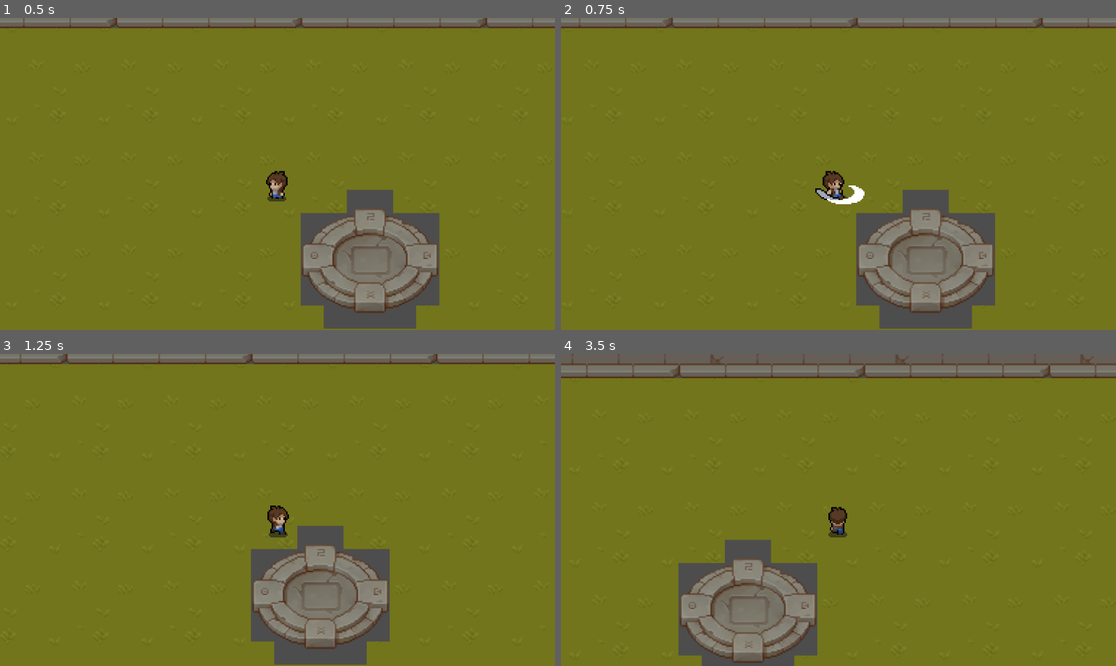
Above: before the commit, frames 1-4 (two rows, left to right).
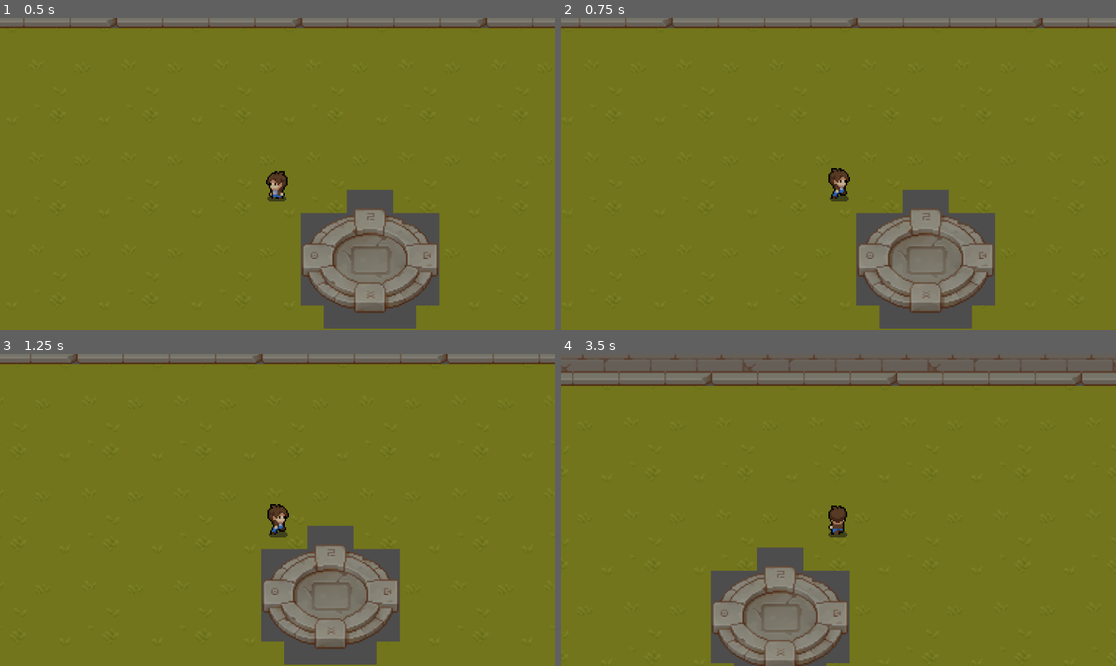
Above: after the commit, the same moments.

Repository: RyanB716/Unawoken
Game: Godot game, scene res://Game Management/GameManager.tscn
The game is run twice, just before and just after one commit, with the same random seed, the same clock (stepped at 60 frames per second) and the same inputs.
Inputs (mouse positions are in pixels of both pictures, inside the frame that each line leads up to):
- Up to frame 1 (0.5 s): no input
- Up to frame 2 (0.75 s): tap Enter at 0.5 s; move the mouse to (960, 158) at 0.52 s; hold D (Run_Right) from 0.53 s (still down); click (960, 158) at 0.6 s
- Up to frame 3 (1.25 s): keep holding D (Run_Right)
- Up to frame 4 (3.5 s): move the mouse to (727, 525) at 1.27 s; release D (Run_Right) at 1.28 s; hold S (Run_Down) 1.28-2.03 s; click (727, 525) at 1.35 s; move the mouse to (894, 441) at 2.02 s; hold D (Run_Right) 2.03-2.78 s; click (894, 441) at 2.1 s; move the mouse to (810, 572) at 2.77 s; hold W (Run_Up) from 2.78 s (still down); click (810, 572) at 2.85 s

Frame 1 is identical in both runs. In frame 2, 0.5% of the frame differs, in the area x 45-55%, y 48-60%; in frame 3, 4.7%; in frame 4, 12%, in the area x 0-100%, y 0-100%.

Commit message:
attack update

Diff:
--- a/Player.gd
+++ b/Player.gd
@@ -4,7 +4,7 @@
 
 enum DirectionStates {Up, Down, Left, Right}
 enum MoveStates {Idle, Run}
-enum AttackStates {NotAttacking, Attack1}
+enum AttackStates {NotAttacking, Attack1, Attack2}
 
 var CurrentMoveState : int
 var CurrentDirection : int
@@ -79,7 +79,11 @@
 			CurrentDirection = DirectionStates.Left
 
 func Attack():
+	await get_tree().create_timer(0.15).timeout
 	CurrentAttackState = AttackStates.Attack1
+	var PreviousSpeed = CurrentSpeed
+	CurrentSpeed = CurrentSpeed * 0.75
 	AnimState.travel('Attack')
 	await get_tree().create_timer(0.25).timeout
 	CurrentAttackState = AttackStates.NotAttacking
+	CurrentSpeed = PreviousSpeed
--- a/Player.tscn
+++ b/Player.tscn
@@ -166,6 +166,34 @@
 "values": [true]
 }
 
+[sub_resource type="Animation" id="Animation_326kp"]
+resource_name = "Run_Right"
+loop_mode = 1
+tracks/0/type = "value"
+tracks/0/imported = false
+tracks/0/enabled = true
+tracks/0/path = NodePath("Sprite:frame")
+tracks/0/interp = 1
+tracks/0/loop_wrap = true
+tracks/0/keys = {
+"times": PackedFloat32Array(0, 0.2, 0.4, 0.6, 0.8, 1),
+"transitions": PackedFloat32Array(1, 1, 1, 1, 1, 1),
+"update": 1,
+"values": [24, 25, 26, 27, 28, 29]
+}
+tracks/1/type = "value"
+tracks/1/imported = false
+tracks/1/enabled = true
+tracks/1/path = NodePath("Sprite:flip_h")
+tracks/1/interp = 1
+tracks/1/loop_wrap = true
+tracks/1/keys = {
+"times": PackedFloat32Array(0),
+"transitions": PackedFloat32Array(1),
+"update": 1,
+"values": [false]
+}
+
 [sub_resource type="Animation" id="Animation_pki1k"]
 resource_name = "Run_Up"
 loop_mode = 1
@@ -182,128 +210,8 @@
 "values": [30, 31, 32, 33, 34, 35]
 }
 
-[sub_resource type="Animation" id="Animation_326kp"]
-resource_name = "Run_Right"
-loop_mode = 1
-tracks/0/type = "value"
-tracks/0/imported = false
-tracks/0/enabled = true
-tracks/0/path = NodePath("Sprite:frame")
-tracks/0/interp = 1
-tracks/0/loop_wrap = true
-tracks/0/keys = {
-"times": PackedFloat32Array(0, 0.2, 0.4, 0.6, 0.8, 1),
-"transitions": PackedFloat32Array(1, 1, 1, 1, 1, 1),
-"update": 1,
-"values": [24, 25, 26, 27, 28, 29]
-}
-tracks/1/type = "value"
-tracks/1/imported = false
-tracks/1/enabled = true
-tracks/1/path = NodePath("Sprite:flip_h")
-tracks/1/interp = 1
-tracks/1/loop_wrap = true
-tracks/1/keys = {
-"times": PackedFloat32Array(0),
-"transitions": PackedFloat32Array(1),
-"update": 1,
-"values": [false]
-}
-
-[sub_resource type="Animation" id="Animation_ar0yh"]
-resource_name = "Attack_Down"
-length = 0.30001
-tracks/0/type = "value"
-tracks/0/imported = false
-tracks/0/enabled = true
-tracks/0/path = NodePath("Sprite:frame")
-tracks/0/interp = 1
-tracks/0/loop_wrap = true
-tracks/0/keys = {
-"times": PackedFloat32Array(0, 0.1, 0.2, 0.3),
-"transitions": PackedFloat32Array(1, 1, 1, 1),
-"update": 1,
-"values": [36, 37, 38, 39]
-}
-
-[sub_resource type="Animation" id="Animation_ewvo8"]
-resource_name = "Attack_Up"
-length = 0.30001
-tracks/0/type = "value"
-tracks/0/imported = false
-tracks/0/enabled = true
-tracks/0/path = NodePath("Sprite:frame")
-tracks/0/interp = 1
-tracks/0/loop_wrap = true
-tracks/0/keys = {
-"times": PackedFloat32Array(0, 0.1, 0.2, 0.3),
-"transitions": PackedFloat32Array(1, 1, 1, 1),
-"update": 1,
-"values": [48, 49, 50, 51]
-}
-
-[sub_resource type="Animation" id="Animation_me6yx"]
-resource_name = "Attack_Right"
-length = 0.30001
-tracks/0/type = "value"
-tracks/0/imported = false
-tracks/0/enabled = true
-tracks/0/path = NodePath("Sprite:frame")
-tracks/0/interp = 1
-tracks/0/loop_wrap = true
-tracks/0/keys = {
-"times": PackedFloat32Array(0, 0.1, 0.2, 0.3),
-"transitions": PackedFloat32Array(1, 1, 1, 1),
-"update": 1,
-"values": [42, 43, 44, 45]
-}
-tracks/1/type = "value"
-tracks/1/imported = false
-tracks/1/enabled = true
-tracks/1/path = NodePath("Sprite:flip_h")
-tracks/1/interp = 1
-tracks/1/loop_wrap = true
-tracks/1/keys = {
-"times": PackedFloat32Array(0),
-"transitions": PackedFloat32Array(1),
-"update": 1,
-"values": [false]
-}
-
-[sub_resource type="Animation" id="Animation_066g4"]
-resource_name = "Attack_Left"
-length = 0.30001
-tracks/0/type = "value"
-tracks/0/imported = false
-tracks/0/enabled = true
-tracks/0/path = NodePath("Sprite:frame")
-tracks/0/interp = 1
-tracks/0/loop_wrap = true
-tracks/0/keys = {
-"times": PackedFloat32Array(0, 0.1, 0.2, 0.3),
-"transitions": PackedFloat32Array(1, 1, 1, 1),
-"update": 1,
-"values": [42, 43, 44, 45]
-}
-tracks/1/type = "value"
-tracks/1/imported = false
-tracks/1/enabled = true
-tracks/1/path = NodePath("Sprite:flip_h")
-tracks/1/interp = 1
-tracks/1/loop_wrap = true
-tracks/1/keys = {
-"times": PackedFloat32Array(0),
-"transitions": PackedFloat32Array(1),
-"update": 1,
-"values": [true]
-}
-
 [sub_resource type="AnimationLibrary" id="AnimationLibrary_8gsv8"]
 _data = {
-"Attack_Down": SubResource("Animation_ar0yh"),
-"Attack_Left": SubResource("Animation_066g4"),
-"Attack_Right": SubResource("Animation_me6yx"),
-"Attack_Up": SubResource("Animation_ewvo8"),
 "Idle_Down": SubResource("Animation_tt04w"),
 "Idle_Left": SubResource("Animation_rmqv5"),
 "Idle_Right": SubResource("Animation_n34t2"),
@@ -315,17 +223,113 @@
 "Run_Up": SubResource("Animation_pki1k")
 }
 
+[sub_resource type="Animation" id="Animation_6mu3k"]
+resource_name = "Attack_Down"
+length = 0.30001
+tracks/0/type = "value"
+tracks/0/imported = false
+tracks/0/enabled = true
+tracks/0/path = NodePath("Sprite:frame")
+tracks/0/interp = 1
+tracks/0/loop_wrap = true
+tracks/0/keys = {
+"times": PackedFloat32Array(0, 0.1, 0.2, 0.3),
+"transitions": PackedFloat32Array(1, 1, 1, 1),
+"update": 1,
+"values": [36, 37, 38, 39]
+}
+
+[sub_resource type="Animation" id="Animation_3hjxn"]
+resource_name = "Attack_Left"
+length = 0.30001
+tracks/0/type = "value"
+tracks/0/imported = false
+tracks/0/enabled = true
+tracks/0/path = NodePath("Sprite:frame")
+tracks/0/interp = 1
+tracks/0/loop_wrap = true
+tracks/0/keys = {
+"times": PackedFloat32Array(0, 0.1, 0.2, 0.3),
+"transitions": PackedFloat32Array(1, 1, 1, 1),
+"update": 1,
+"values": [42, 43, 44, 45]
+}
+tracks/1/type = "value"
+tracks/1/imported = false
+tracks/1/enabled = true
+tracks/1/path = NodePath("Sprite:flip_h")
+tracks/1/interp = 1
+tracks/1/loop_wrap = true
+tracks/1/keys = {
+"times": PackedFloat32Array(0),
+"transitions": PackedFloat32Array(1),
+"update": 1,
+"values": [true]
+}
+
+[sub_resource type="Animation" id="Animation_brb81"]
+resource_name = "Attack_Right"
+length = 0.30001
+tracks/0/type = "value"
+tracks/0/imported = false
+tracks/0/enabled = true
+tracks/0/path = NodePath("Sprite:frame")
+tracks/0/interp = 1
+tracks/0/loop_wrap = true
+tracks/0/keys = {
+"times": PackedFloat32Array(0, 0.1, 0.2, 0.3),
+"transitions": PackedFloat32Array(1, 1, 1, 1),
+"update": 1,
+"values": [42, 43, 44, 45]
+}
+tracks/1/type = "value"
+tracks/1/imported = false
+tracks/1/enabled = true
+tracks/1/path = NodePath("Sprite:flip_h")
+tracks/1/interp = 1
+tracks/1/loop_wrap = true
+tracks/1/keys = {
+"times": PackedFloat32Array(0),
+"transitions": PackedFloat32Array(1),
+"update": 1,
+"values": [false]
+}
+
+[sub_resource type="Animation" id="Animation_txiqo"]
+resource_name = "Attack_Up"
+length = 0.30001
+tracks/0/type = "value"
+tracks/0/imported = false
+tracks/0/enabled = true
+tracks/0/path = NodePath("Sprite:frame")
+tracks/0/interp = 1
+tracks/0/loop_wrap = true
+tracks/0/keys = {
+"times": PackedFloat32Array(0, 0.1, 0.2, 0.3),
+"transitions": PackedFloat32Array(1, 1, 1, 1),
+"update": 1,
+"values": [48, 49, 50, 51]
+}
+
+[sub_resource type="AnimationLibrary" id="AnimationLibrary_aj5eb"]
+_data = {
+"Attack_Down": SubResource("Animation_6mu3k"),
+"Attack_Left": SubResource("Animation_3hjxn"),
+"Attack_Right": SubResource("Animation_brb81"),
+"Attack_Up": SubResource("Animation_txiqo")
+}
+
 [sub_resource type="AnimationNodeAnimation" id="AnimationNodeAnimation_bumc8"]
-animation = &"Attack_Left"
+animation = &"Attack_1/Attack_Left"
 
 [sub_resource type="AnimationNodeAnimation" id="AnimationNodeAnimation_w51s7"]
-animation = &"Attack_Right"
+animation = &"Attack_1/Attack_Right"
 
 [sub_resource type="AnimationNodeAnimation" id="AnimationNodeAnimation_qb7yw"]
-animation = &"Attack_Down"
+animation = &"Attack_1/Attack_Down"
 
 [sub_resource type="AnimationNodeAnimation" id="AnimationNodeAnimation_5arbi"]
-animation = &"Attack_Up"
+animation = &"Attack_1/Attack_Up"
 
 [sub_resource type="AnimationNodeBlendSpace2D" id="AnimationNodeBlendSpace2D_tnktl"]
 blend_point_0/node = SubResource("AnimationNodeAnimation_bumc8")
@@ -425,13 +429,14 @@
 
 [node name="AnimationPlayer" type="AnimationPlayer" parent="."]
 libraries = {
-"": SubResource("AnimationLibrary_8gsv8")
+"": SubResource("AnimationLibrary_8gsv8"),
+"Attack_1": SubResource("AnimationLibrary_aj5eb")
 }
 
 [node name="AnimationTree" type="AnimationTree" parent="."]
 tree_root = SubResource("AnimationNodeStateMachine_2lvlg")
 anim_player = NodePath("../AnimationPlayer")
 active = true
-parameters/Attack/blend_position = Vector2(0, 0)
+parameters/Attack/blend_position = Vector2(-0.9984, 0.0305676)
 parameters/Idle/blend_position = Vector2(0, 0)
 parameters/Run/blend_position = Vector2(0, 0)
--- a/project.godot
+++ b/project.godot
@@ -14,10 +14,6 @@
 run/main_scene="res://Game Management/GameManager.tscn"
 config/features=PackedStringArray("4.1", "Forward Plus")
 config/icon="res://icon.svg"
-
-[display]
-
-window/size/mode=3
 
 [input]
 
Not shown: 1 places in Player.tscn that only renumber resources
